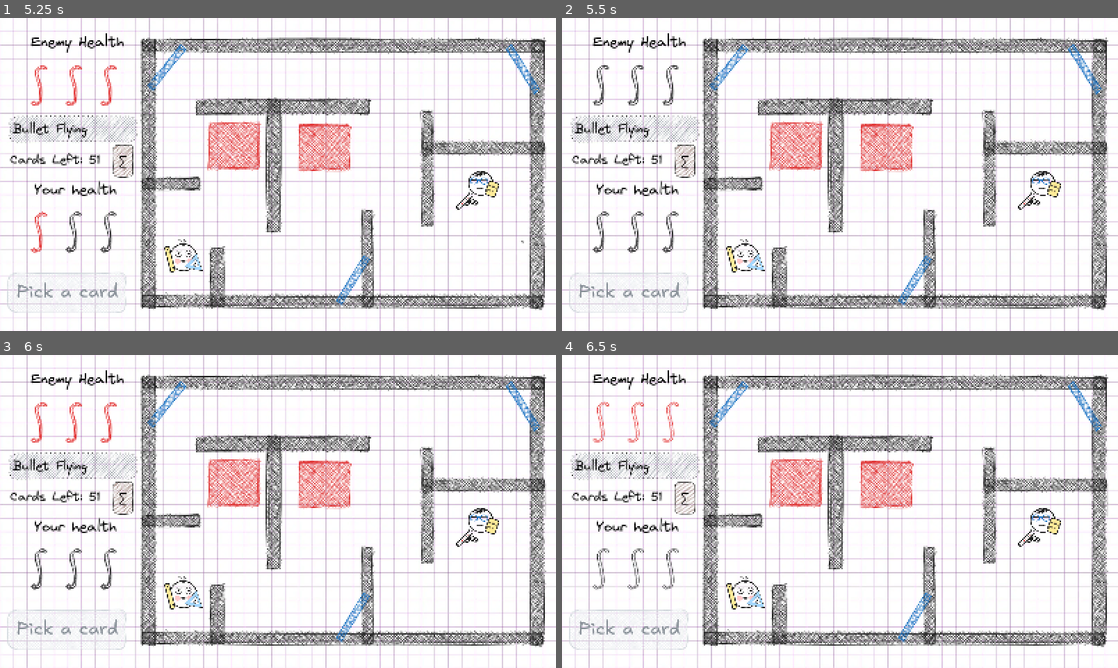
Above: before the commit, frames 1-4 (two rows, left to right).
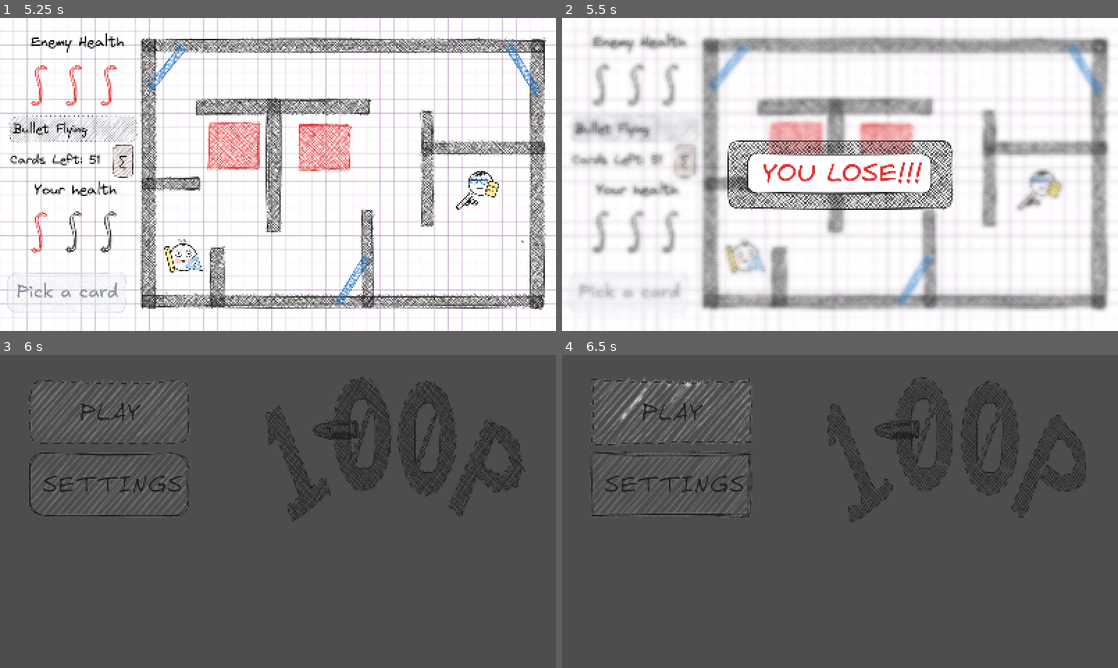
Above: after the commit, the same moments.

Repository: RebellionDevs/100P
Game: Godot game, scene res://scenes/main_menu.tscn
The game is run twice, just before and just after one commit, with the same random seed, the same clock (stepped at 60 frames per second) and the same inputs.
Inputs (mouse positions are in pixels of both pictures, inside the frame that each line leads up to):
- Up to frame 1 (5.25 s): click (111, 74) at 0.5 s; tap Enter at 1.25 s; move the mouse to (400, 158) at 1.27 s; click (400, 158) at 1.42 s; move the mouse to (166, 190) at 2.02 s; click (166, 190) at 2.17 s; move the mouse to (333, 105) at 2.77 s; click (333, 105) at 2.92 s; move the mouse to (250, 237) at 3.52 s; click (250, 237) at 3.67 s; move the mouse to (444, 221) at 4.27 s; click (444, 221) at 4.42 s; tap Space at 5 s; move the mouse to (111, 127) at 5.02 s; click (111, 127) at 5.17 s
- Up to frame 2 (5.5 s): no input
- Up to frame 3 (6 s): move the mouse to (305, 511) at 5.77 s; click (305, 511) at 5.92 s
- Up to frame 4 (6.5 s): no input

Frame 1 is identical in both runs. In frame 2, 30% of the frame differs, in the area x 0-100%, y 0-100%; in frame 3, 97%; in frame 4, 97%.

Commit message:
feat: add game-over screen and return to main-menu

Diff:
--- a/scenes/game.tscn
+++ b/scenes/game.tscn
@@ -19,6 +19,7 @@
 [ext_resource type="Texture2D" uid="uid://b1vvh62qcaq77" path="res://assets/sprites/pick_card_button_hover.png" id="17_1kice"]
 [ext_resource type="Shader" uid="uid://dpjodkk354h2v" path="res://assets/blur.gdshader" id="17_rysoc"]
 [ext_resource type="Script" uid="uid://bb62u6uku887o" path="res://scripts/card_selection_ui.gd" id="17_ssvqc"]
+[ext_resource type="PackedScene" uid="uid://bxnhwjfekpds0" path="res://scenes/game_over.tscn" id="20_1kice"]
 
 [sub_resource type="ShaderMaterial" id="ShaderMaterial_rysoc"]
 shader = ExtResource("17_rysoc")
@@ -144,3 +145,5 @@
 layout_mode = 0
 offset_right = 1600.0
 offset_bottom = 900.0
+
+[node name="GameOverUI" parent="UI" unique_id=2037674519 instance=ExtResource("20_1kice")]
--- /dev/null
+++ b/scenes/game_over.tscn
@@ -0,0 +1,42 @@
+[gd_scene format=3 uid="uid://bxnhwjfekpds0"]
+
+[ext_resource type="Script" uid="uid://dpkivutlc2n37" path="res://scripts/game_over.gd" id="1_wqhvx"]
+[ext_resource type="Texture2D" uid="uid://c6mv6nmc0w08" path="res://assets/sprites/game_over_win.png" id="1_xeevv"]
+[ext_resource type="Shader" uid="uid://dpjodkk354h2v" path="res://assets/blur.gdshader" id="2_tbwuq"]
+
+[sub_resource type="ShaderMaterial" id="ShaderMaterial_wqhvx"]
+shader = ExtResource("2_tbwuq")
+shader_parameter/blur_amount = 0.9
+
+[node name="GameOverUI" type="Control" unique_id=2037674519]
+layout_mode = 3
+anchors_preset = 15
+anchor_right = 1.0
+anchor_bottom = 1.0
+grow_horizontal = 2
+grow_vertical = 2
+script = ExtResource("1_wqhvx")
+
+[node name="BlurOverlay" type="ColorRect" parent="." unique_id=164287685]
+material = SubResource("ShaderMaterial_wqhvx")
+layout_mode = 1
+anchors_preset = 15
+anchor_right = 1.0
+anchor_bottom = 1.0
+grow_horizontal = 2
+grow_vertical = 2
+
+[node name="TextureRect" type="TextureRect" parent="." unique_id=938681647]
+layout_mode = 1
+anchors_preset = 8
+anchor_left = 0.5
+anchor_top = 0.5
+anchor_right = 0.5
+anchor_bottom = 0.5
+offset_left = -331.0
+offset_top = -106.5
+offset_right = 331.0
+offset_bottom = 106.5
+grow_horizontal = 2
+grow_vertical = 2
+texture = ExtResource("1_xeevv")
--- a/scripts/game_manager.gd
+++ b/scripts/game_manager.gd
@@ -45,7 +45,7 @@
 
 func draw_hand() -> void:
 	if deck.is_empty() and discard_pile.is_empty() and hand.is_empty():
-		trigger_game_over("Карты в колоде окончательно кончились!")
+		trigger_game_over("defeat")
 		return
 
 	hand.clear()
@@ -78,13 +78,13 @@
 	player_hp = max(0, player_hp - amount)
 	update_ui_health()
 	if player_hp <= 0:
-		trigger_game_over("Твое ХП кончилось. Поражение!")
+		trigger_game_over("defeat")
 
 func take_enemy_damage(amount: int) -> void:
 	enemy_hp = max(0, enemy_hp - amount)
 	update_ui_health()
 	if enemy_hp <= 0:
-		trigger_game_over("ХП противника кончилось. Победа!")
+		trigger_game_over("win")
 
 func update_ui_health() -> void:
 	var tree = get_tree()
@@ -102,8 +102,11 @@
 	current_state = State.GAME_OVER
 
 	var end_ui = get_tree().current_scene.find_child("GameOverUI", true, false)
-	if end_ui and end_ui.has_method("show"):
-		end_ui.show()
+	if end_ui:
+		if end_ui.has_method("show_game_over"):
+			end_ui.show_game_over(reason)
+		elif end_ui.has_method("show"):
+			end_ui.show()
 
 func start_enemy_turn() -> void:
 	current_state = State.ENEMY_TURN
--- /dev/null
+++ b/scripts/game_over.gd
@@ -0,0 +1,22 @@
+extends Control
+
+@onready var texture_rect: TextureRect = $TextureRect
+@onready var blur_overlay: ColorRect = $BlurOverlay
+
+func _ready() -> void:
+	hide()
+
+func show_game_over(reason: String) -> void:
+	var lower_reason = reason.to_lower()
+
+	if "win" in lower_reason:
+		texture_rect.texture = preload("res://assets/sprites/game_over_win.png")
+	else:
+		texture_rect.texture = preload("res://assets/sprites/game_over_lose.png")
+
+	blur_overlay.mouse_filter = Control.MOUSE_FILTER_IGNORE
+	show()
+
+func _gui_input(event: InputEvent) -> void:
+	if visible and event is InputEventMouseButton and event.pressed:
+		get_tree().change_scene_to_file("res://scenes/main_menu.tscn")
Binary file added: assets/sprites/game_over_lose.png
Not shown, added: assets/sprites/game_over_lose.png.import
Binary file added: assets/sprites/game_over_win.png
Not shown, added: assets/sprites/game_over_win.png.import
Not shown, added: scripts/game_over.gd.uid
